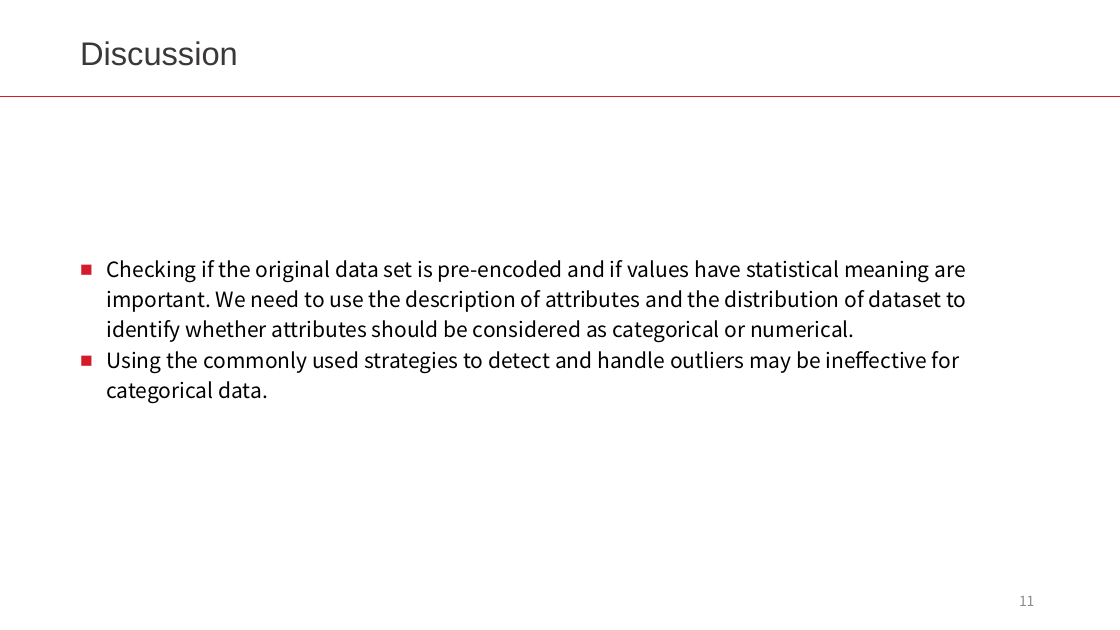
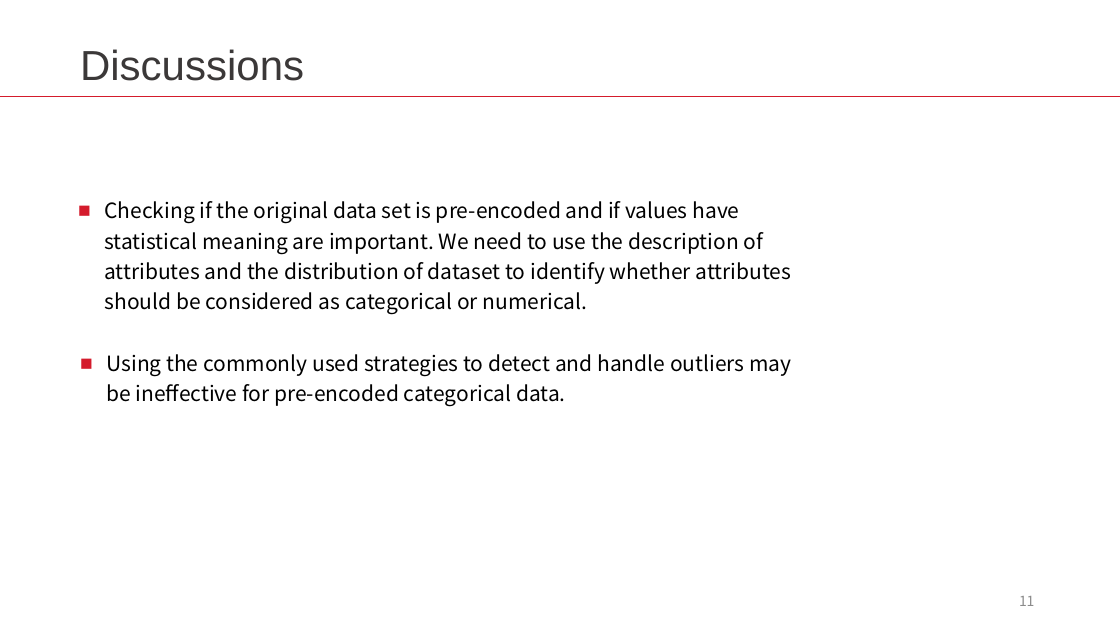
Before and after one commit to LiyangSong/Advertisement-CTR-Prediction, a slide deck: slide 11 of submissions/phase2/prep.pptx. Drawn at 1120x630 pixels with LibreOffice and Linux fonts; fonts in the diff are those of the drawing. Boxes give left, top, right and bottom in pixels: in the first picture for what was removed or moved away, otherwise in the second. Text is boxed around its words. In the diff, an @@ line names an element or a change of style, - is before the commit and + after.

Commit message:
edit description, rerun notebook

```diff
--- a/submissions/phase2/prep.pptx
+++ b/submissions/phase2/prep.pptx
@@ text at (80, 49, 304, 81): text changed; size 28 to 36 pt @@
-Discussion
+Discussions
@@ text "Checking if the original data ...": place and size @@
-text "Checking if the original data ..." at (106, 260, 966, 403)
+text "Checking if the original data ..." at (105, 201, 792, 314)
@@ text at (106, 351, 959, 403): paragraph removed @@
-■ Using the commonly used strategies to detect and handle outliers may be ineffective for categorical data.
@@ text added at (106, 354, 791, 407), 18 pt, text #000000 @@
+■ Using the commonly used strategies to detect and handle outliers may be ineffective for pre-encoded categorical data.
```
Also in this commit, not shown: 9 other slides changed, 3 other files.
